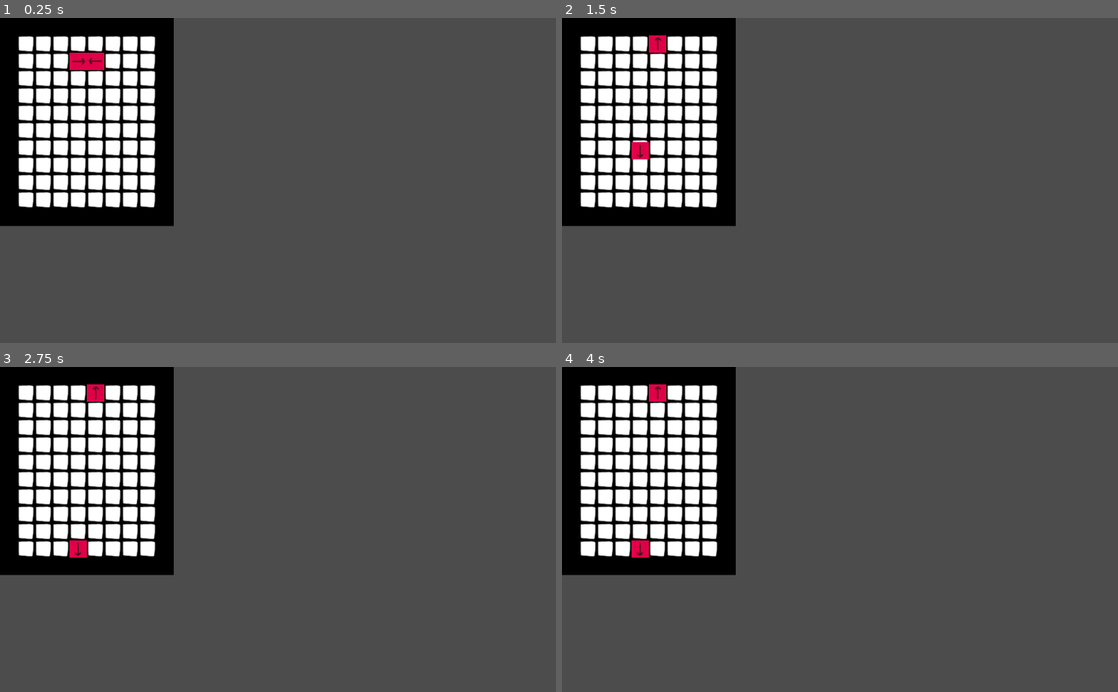
Above: before the commit, frames 1-4 (two rows, left to right).
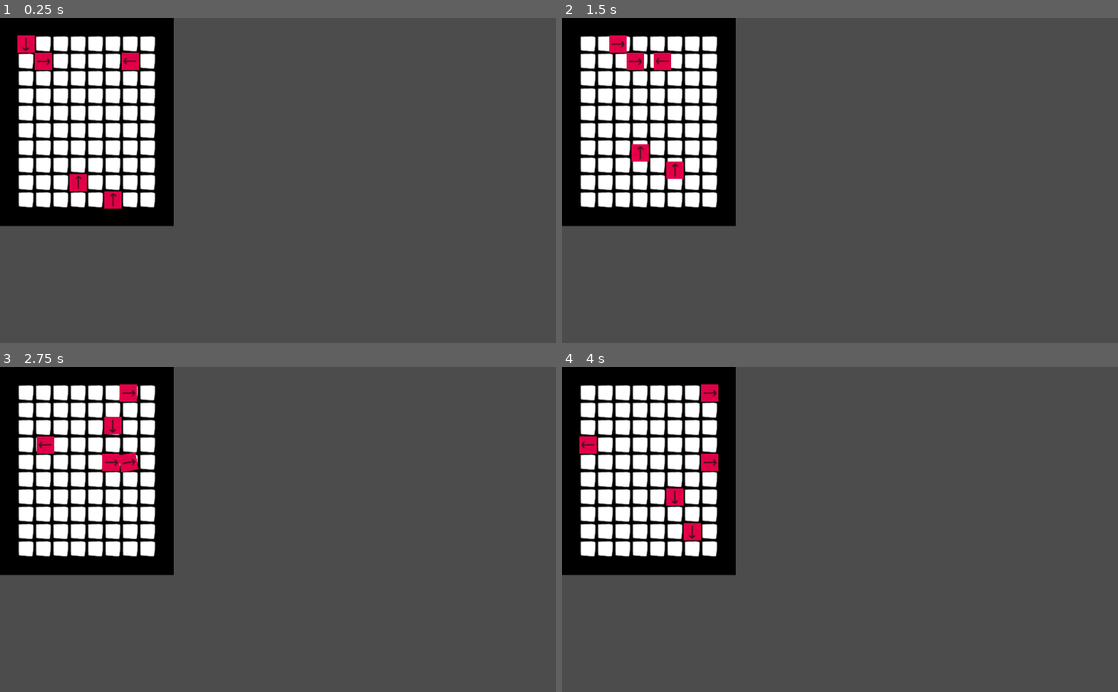
Above: after the commit, the same moments.

Repository: Denomycor/GSD1
Game: Godot game, scene res://source/board/Board.tscn
Same seed, same stepped clock (60 frames per second), same inputs: the game is played once before the commit and once after it. The project has no main scene, so this scene is started directly.
Inputs:
- Up to frame 1 (0.25 s): no input
- Up to frame 2 (1.5 s): tap Enter at 0.5 s
- Up to frame 3 (2.75 s): no input
- Up to frame 4 (4 s): no input

The runs differ from the first frame. In frame 1, 1.2% of the frame differs, in the area x 3-25%, y 5-59%; in frame 2, 0.9%; in frame 3, 1.2%; in frame 4, 1.2%, in the area x 3-29%, y 5-59%.

Commit message:
Fixed typo

Diff:
--- a/source/board/Board.gd
+++ b/source/board/Board.gd
@@ -11,7 +11,7 @@
 var all_pieces := []
 var subs
 var format
-var play_speed := 0.1*1
+var play_speed := 0.1*3
 var piece_id_count := 0 # limit 9223372036854775807
 
 var clean_already_affected := []
@@ -34,24 +34,27 @@
 
 	var piece_scene := preload("res://source/pieces/testPiece/TestPiece.tscn")
 
-	var piece = add_piece(piece_scene, Vector2(4,2), 0, Vector2.RIGHT)
-	var piece2 = add_piece(piece_scene, Vector2(5,2), 0, Vector2.LEFT)
-	#var piece3 = add_piece(piece_scene, Vector2(3,8), 0, Vector2.UP)
-	#var piece4 = add_piece(piece_scene, Vector2(1,1), 0, Vector2.DOWN)
+	var piece = add_piece(piece_scene, Vector2(2,2), 0, Vector2.RIGHT)
+	var piece2 = add_piece(piece_scene, Vector2(7,2), 0, Vector2.LEFT)
+	var piece3 = add_piece(piece_scene, Vector2(4,9), 0, Vector2.UP)
+	var piece4 = add_piece(piece_scene, Vector2(1,1), 0, Vector2.DOWN)
+	var piece5 = add_piece(piece_scene, Vector2(6, 10), 0, Vector2.UP)
 
 	piece.add_tag_moving(10, Vector2.RIGHT)
 	piece2.add_tag_moving(10, Vector2.LEFT)
-	#piece3.add_tag_moving(10, Vector2.UP)
-	#piece4.add_tag_moving(10, Vector2.DOWN)
+	piece3.add_tag_moving(10, Vector2.UP)
+	piece4.add_tag_moving(10, Vector2.DOWN)
+	piece5.add_tag_moving(10, Vector2.UP)
 
 	#piece.add_tag_rotating(-PI/2)
 	#piece2.add_tag_rotating(PI/2)
 	#piece3.add_tag_rotating(-PI/2)
+	piece4.add_tag_rotating(-PI/2)
 
 	$Timer2.start() #temp
 	yield($Timer2, "timeout")
 
-	solve([piece, piece2])
+	solve([piece, piece2, piece3, piece4, piece5])
 
 	$Timer2.start() #temp
 	yield($Timer2, "timeout")
--- a/source/effects/TestEffect.gd
+++ b/source/effects/TestEffect.gd
@@ -6,7 +6,7 @@
 func process_effect(affected_piece):
 	if source_piece.tag_list.has(tags.MOVING):
 		print(String(source_piece.id)+" collision "+String(affected_piece.id))
+		affected_piece.add_tag_rotating(PI/2)
 		#source_piece.tag_list.erase(tags.MOVING)
-		affected_piece.add_tag_rotating(PI/2)
 		#affected_piece.take_damage(10)
-	return []
+	return [affected_piece]
--- a/source/pieces/abstraction/Piece.gd
+++ b/source/pieces/abstraction/Piece.gd
@@ -93,7 +93,7 @@
 
 # returns positions for this piece effect, must return positions in order
 func get_subscribed_pos():
-	return [board_pos+direction]
+	pass
 
 
 # makes the piece take damage
--- a/source/pieces/testPiece/TestPiece.gd
+++ b/source/pieces/testPiece/TestPiece.gd
@@ -12,3 +12,7 @@
 	piece_info.init(2, 2, 6, pi_ref.Types.ATTACK, pi_ref.Elements.FIRE, 75, "Test Piece", "null", "null", [], 2)
 
 	priority = 1
+
+
+func get_subscribed_pos():
+	return [board_pos+direction]
